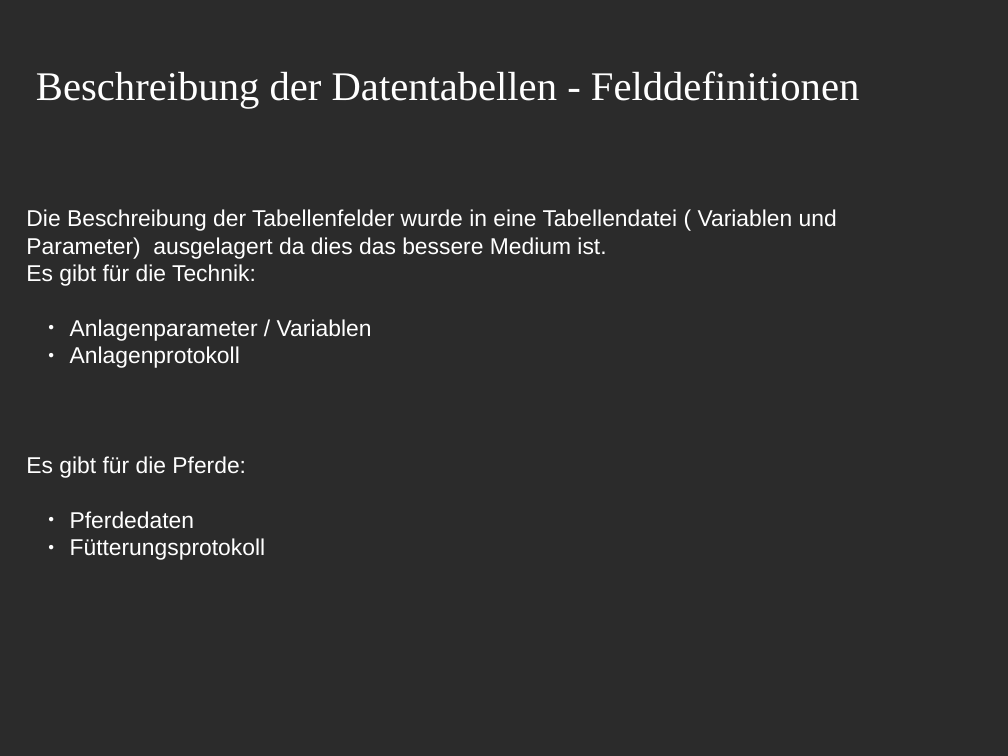
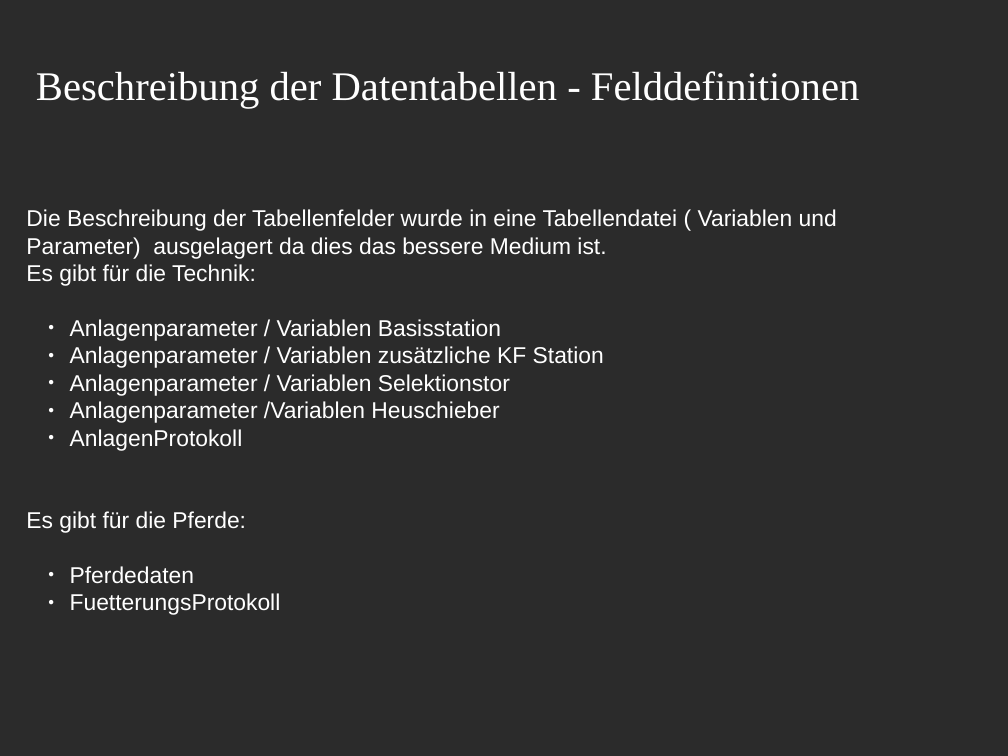
Before and after one commit to Kalle01/Pferde-Fuettterungssteuerung, a slide deck: slide 15 of allgemeine_Dokumente/Beschreibung.Menuestruktur.odp. Drawn at 1008x756 pixels with LibreOffice and Linux fonts; fonts in the diff are those of the drawing; background and template pictures are left out; a plain dark background stands for a picture behind light text. Boxes give left, top, right and bottom in pixels: in the first picture for what was removed or moved away, otherwise in the second. Text is boxed around its words. In the diff, an @@ line names an element or a change of style, - is before the commit and + after.

```diff
--- a/allgemeine_Dokumente/Beschreibung.Menuestruktur.odp
+++ b/allgemeine_Dokumente/Beschreibung.Menuestruktur.odp
@@ text at (70,319,604,451): text changed @@
-  ● Anlagenparameter / Variablen
-  ● Anlagenprotokoll
+  ● Anlagenparameter / Variablen Basisstation
+  ● Anlagenparameter / Variablen zusätzliche KF Station
+  ● Anlagenparameter / Variablen Selektionstor
+  ● Anlagenparameter /Variablen Heuschieber
+  ● AnlagenProtokoll
@@ text at (70,593,281,615): text changed @@
-  ● Fütterungsprotokoll
+  ● FuetterungsProtokoll
```
Also in this commit, not shown: 11 other slides changed, 1 slide added, 1 slide removed.
